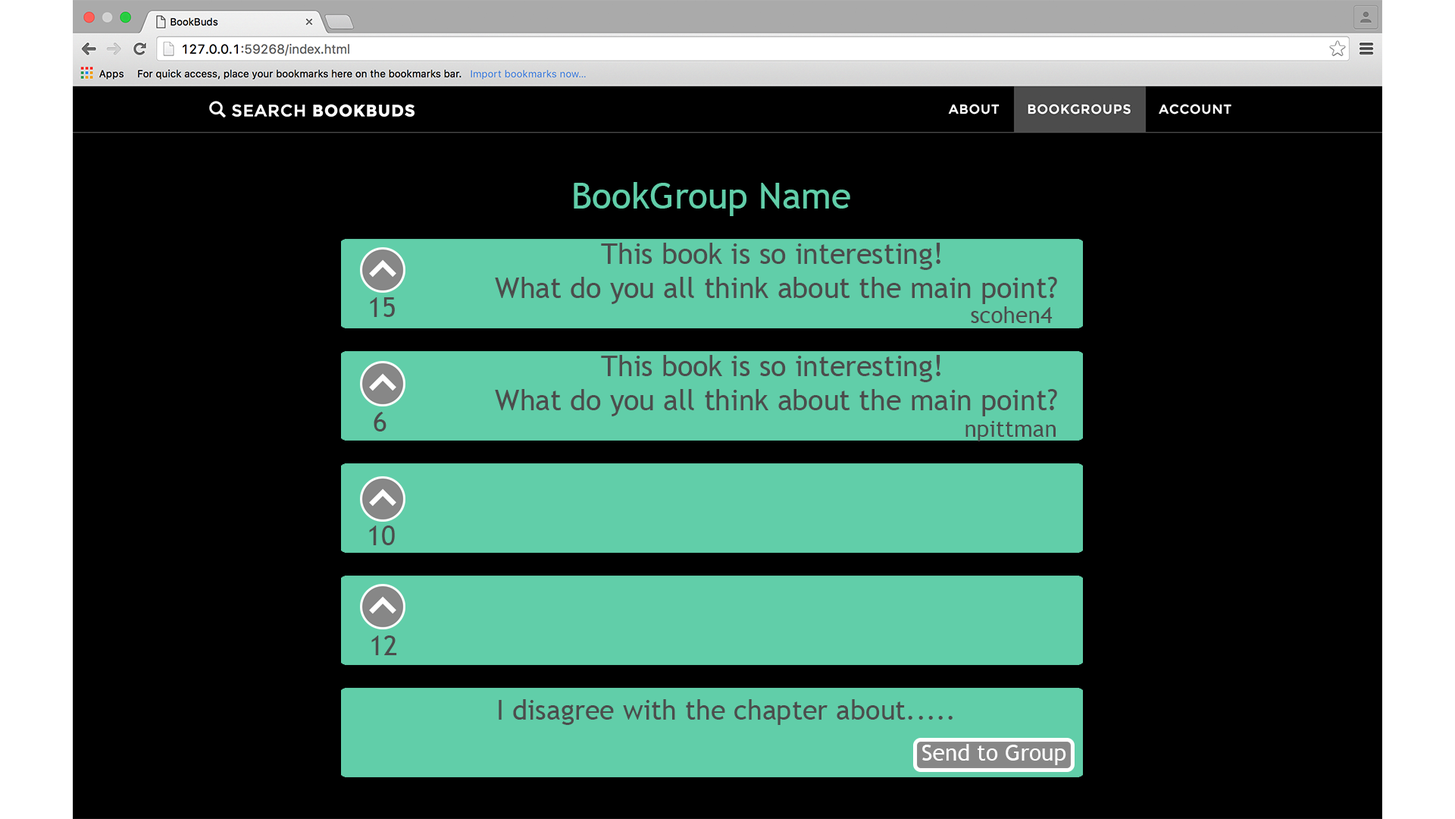
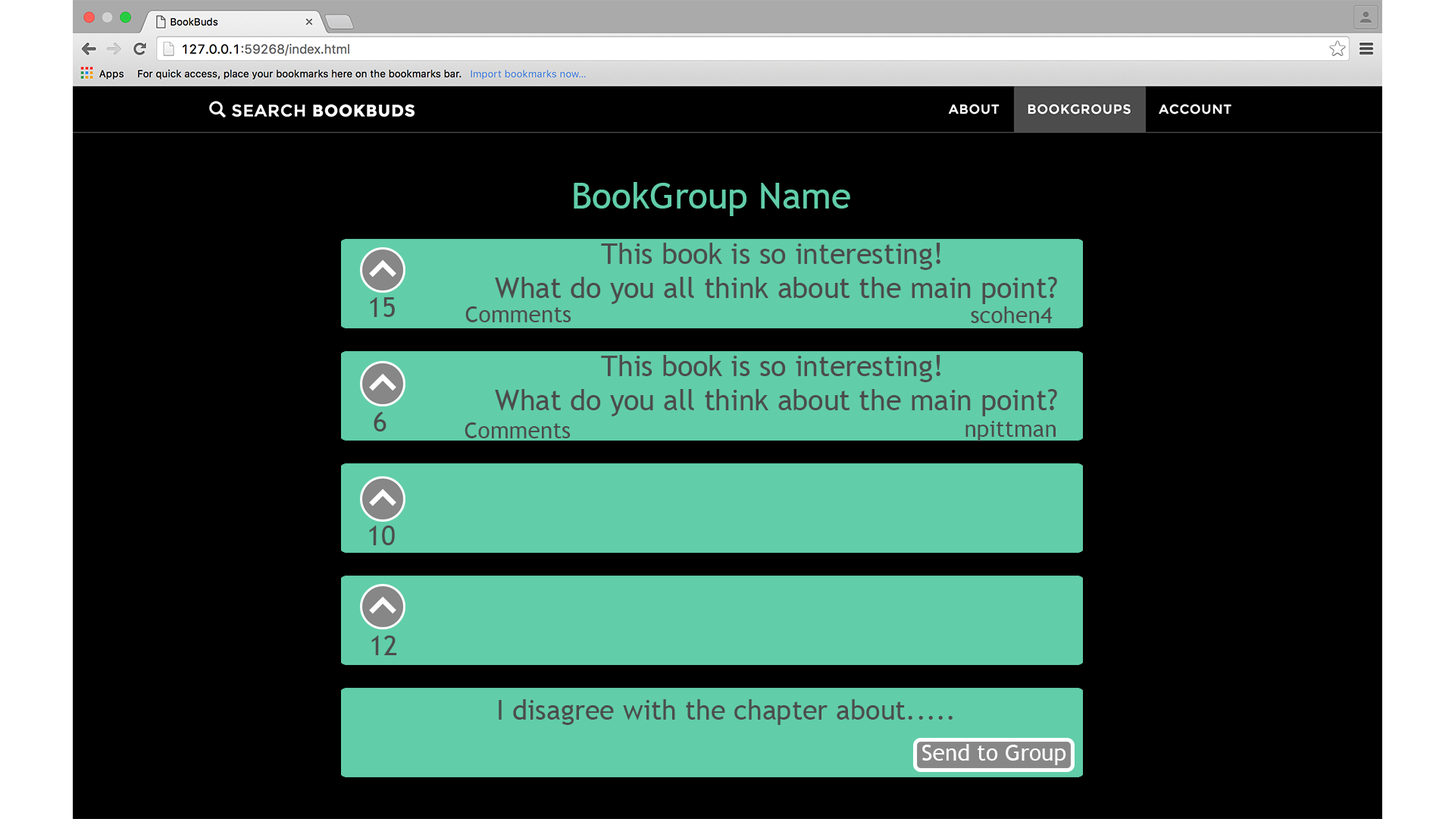
Before/after of a 1455 × 819 layered artwork. What changed in the layer stack:
added layer "Comments copy" in group "Artboard 1" over (x1=464, y1=422, x2=571, y2=439)
added layer "Comments" in group "Artboard 1" over (x1=465, y1=306, x2=572, y2=323)
